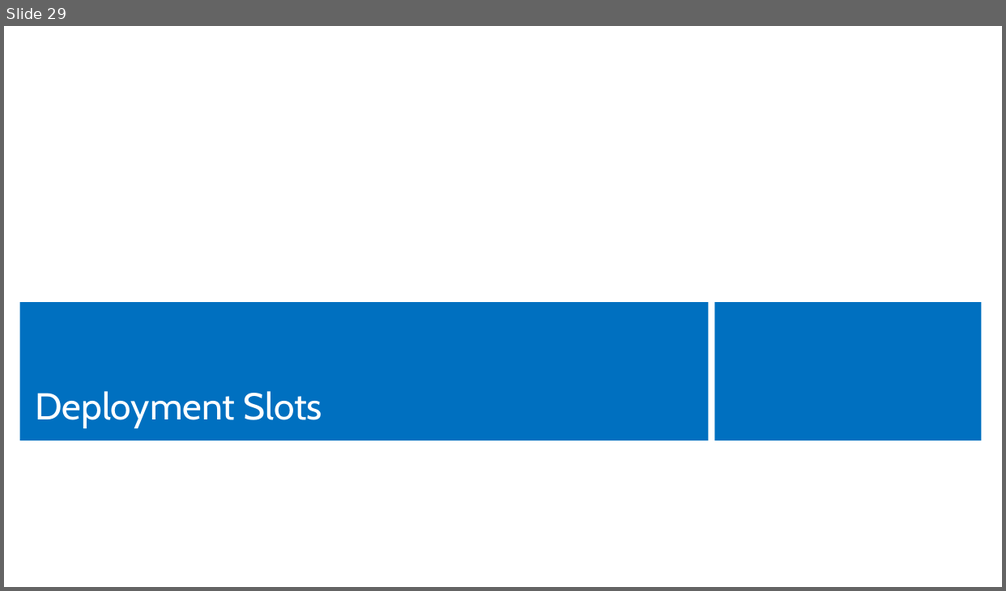
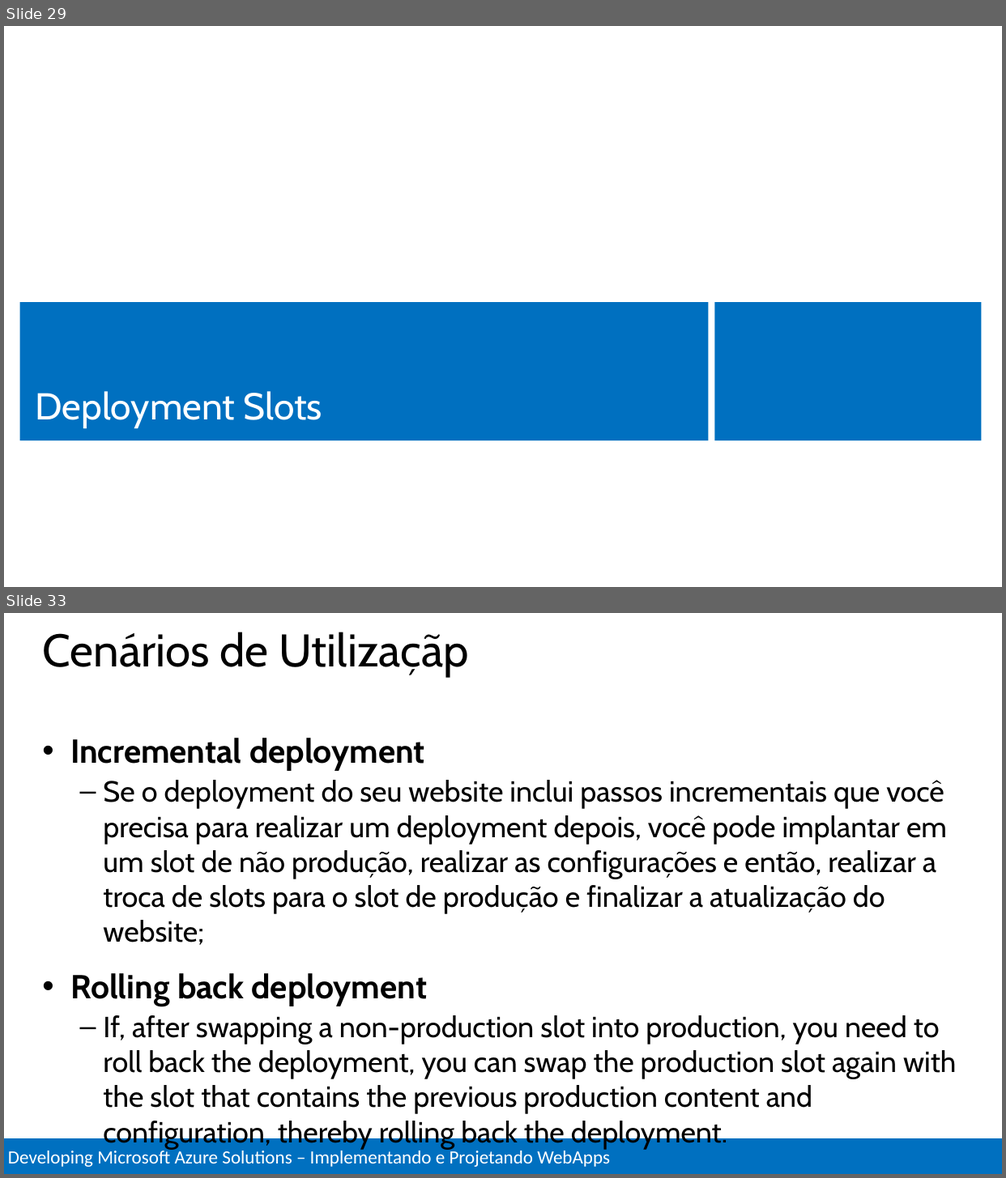
Before and after one commit to Evilazaro/MCSDAzureTraining, a slide deck: Implement and Design Websites/Implement and Design WebSites.pptx. Shown one above the other, each under a label of ours: slide 29 before the commit, slides 29 and 33 after it; the slides between them are not shown. The pictures are 1006x591 and 1006x1178 pixels, drawn with LibreOffice and Linux fonts; fonts in the diff are those of the drawing. Boxes give left, top, right and bottom in pixels: in the first picture for what was removed or moved away, otherwise in the second. Text is boxed around its words. In the diff, an @@ line names an element or a change of style, - is before the commit and + after.

```diff
--- a/Implement and Design Websites/Implement and Design WebSites.pptx
+++ b/Implement and Design Websites/Implement and Design WebSites.pptx
@@ slide 33 added at [4,613,1002,1174], background #FFFFFF @@
@@ title added at [43,632,469,677], 44 pt, text #000000 @@
+Cenários de Utilizaçãp
@@ text added at [70,738,956,1114], 28 pt, text #000000 @@
+• Incremental deployment
+  – Se o deployment do seu website inclui passos incrementais que você precisa para realizar um deployment depois, você pode implantar em um slot de não produção, realizar as configurações e então, realizar a troca de slots para o slot de produção e finalizar a atualização do website;
+• Rolling back deployment
+  – If, after swapping a non-production slot into production, you need to roll back the deployment, you can swap the production slot again with the slot that contains the previous production content and configuration, thereby rolling back the deployment.
@@ rectangle added at [4,1138,1002,1174], fill #0070C0, outline #FFFFFF 2 pt, 18 pt, text #FFFFFF @@
+Developing Microsoft Azure Solutions – Implementando e Projetando WebApps
```
Also in this commit, not shown: 35 slides changed, 1 other slide added.
